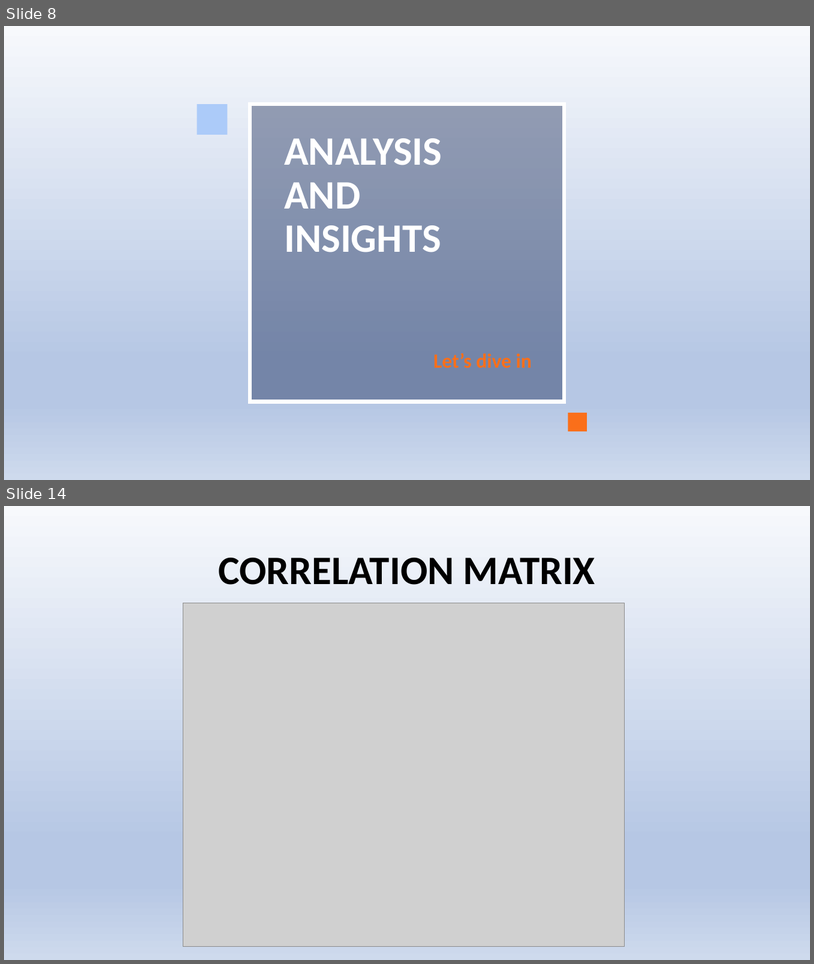
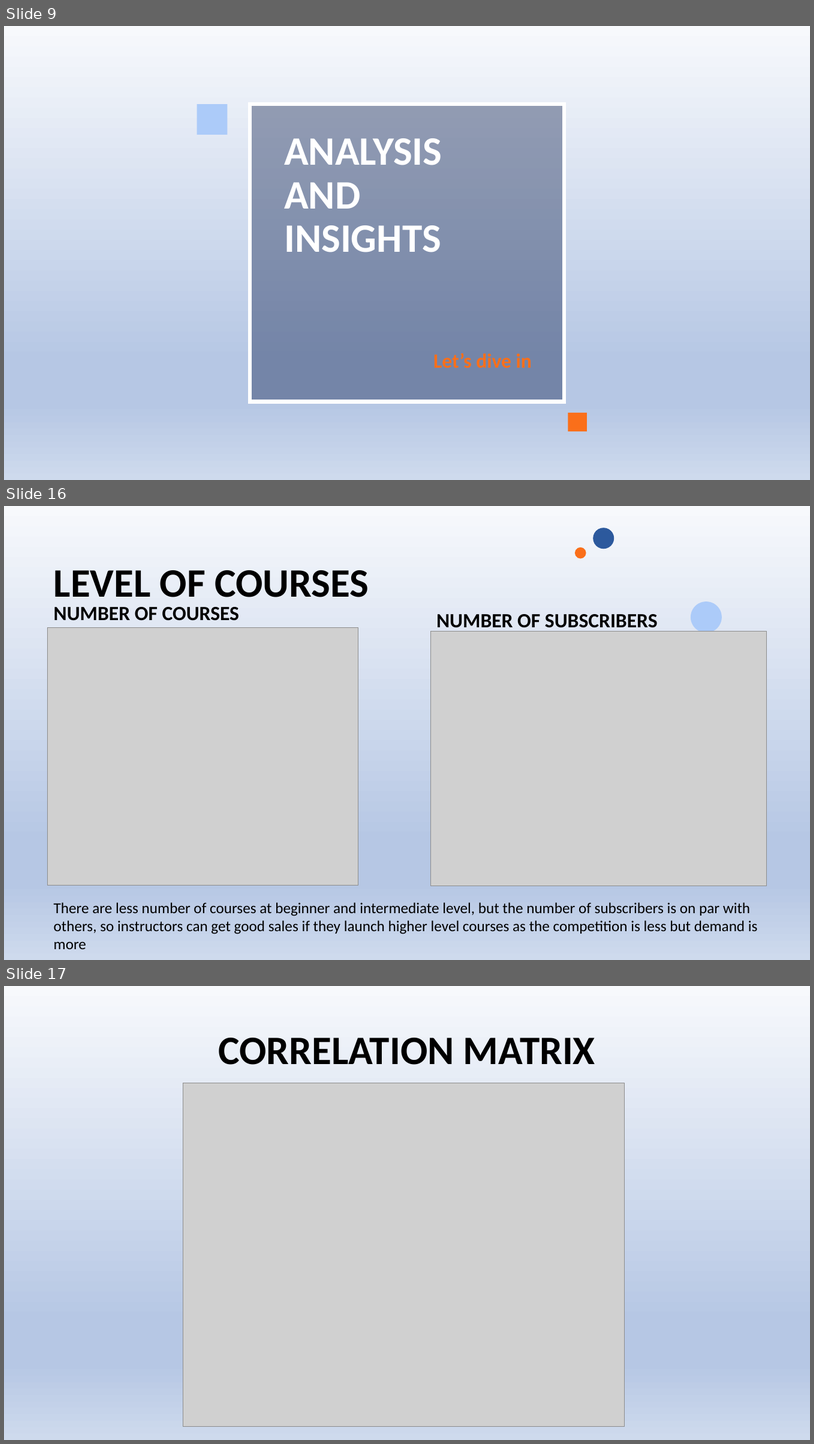
Before and after one commit to jayadir/Analysis_of_udemy_courses, a slide deck: DAVppt.pptx. Shown one above the other, each under a label of ours: slides 8 and 14 before the commit, slides 9, 16 and 17 after it; the slides between them are not shown. The pictures are 814x964 and 814x1444 pixels, drawn with LibreOffice and Linux fonts; fonts in the diff are those of the drawing; grey boxes stand for pictures; background and template pictures are left out. Boxes give left, top, right and bottom in pixels: in the first picture for what was removed or moved away, otherwise in the second. Text is boxed around its words. In the diff, an @@ line names an element or a change of style, - is before the commit and + after.

```diff
--- a/DAVppt.pptx
+++ b/DAVppt.pptx
@@ slide 16 added at (4,506,810,960), background gradient #F7F9FC to #B6C7E4 to #CEDAED @@
@@ ellipse added at (593,528,614,549), fill #2C599D @@
@@ ellipse added at (575,547,587,559), fill #FA6F1A @@
@@ title added at (54,570,369,597), 48 pt, text #000000, bold @@
+LEVEL OF COURSES
@@ text added at (54,607,240,621), 24 pt, text #000000, bold @@
+NUMBER OF COURSES
@@ ellipse added at (691,601,723,633), fill #ACCBF9 @@
@@ picture added at (48,628,359,885) @@
@@ picture added at (431,631,767,885) @@
@@ text added at (437,614,658,631), 24 pt, text #000000, bold @@
+NUMBER OF SUBSCRIBERS
@@ text added at (54,902,758,949), 18 pt, text #000000 @@
+There are less number of courses at beginner and intermediate level, but the number of subscribers is on par with others, so instructors can get good sales if they launch higher level courses as the competition is less but demand is more
@@ what was slide 8 is now slide 9 @@
@@ what was slide 14 is now slide 17 @@
```
Also in this commit, not shown: 6 slides changed, 5 other slides added, 1 slide removed.
